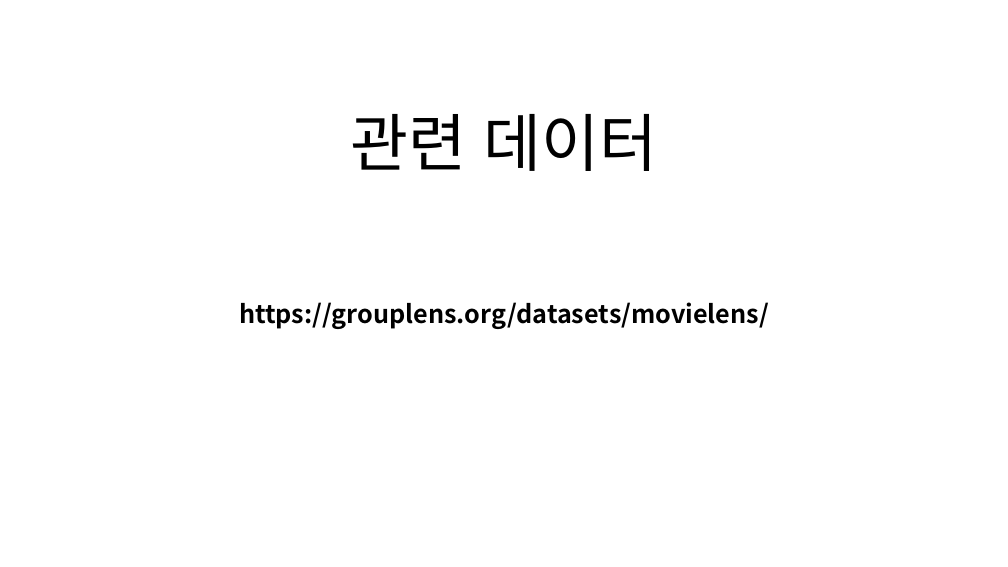
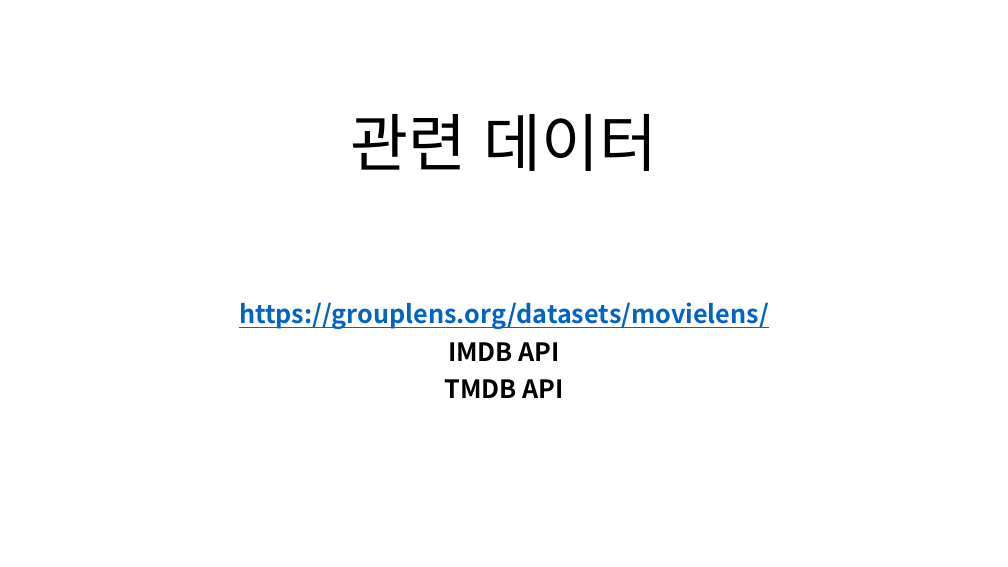
Before and after one commit to laits1/TIL, a slide deck: slide 3 of project/3) 파이널 프로젝트/다양한 추천 알고리즘을 활용한 영화 추천 시스템.pptx (slide 4 before the commit). Drawn at 1008x567 pixels with LibreOffice and Linux fonts; fonts in the diff are those of the drawing. Boxes give left, top, right and bottom in pixels: in the first picture for what was removed or moved away, otherwise in the second. Text is boxed around its words. In the diff, an @@ line names an element or a change of style, - is before the commit and + after.

```diff
--- a/project/3) 파이널 프로젝트/다양한 추천 알고리즘을 활용한 영화 추천 시스템.pptx
+++ b/project/3) 파이널 프로젝트/다양한 추천 알고리즘을 활용한 영화 추천 시스템.pptx
@@ subtitle at bbox=[239, 302, 769, 329]: text colour #000000 to #0563C1, underline on in "https://grouplens.org/datasets/movielens/" @@
@@ subtitle at bbox=[444, 342, 563, 398]: paragraphs added @@
+IMDB API
+TMDB API
```
Also in this commit, not shown: 2 other slides changed, 3 slides added, 2 other files.
